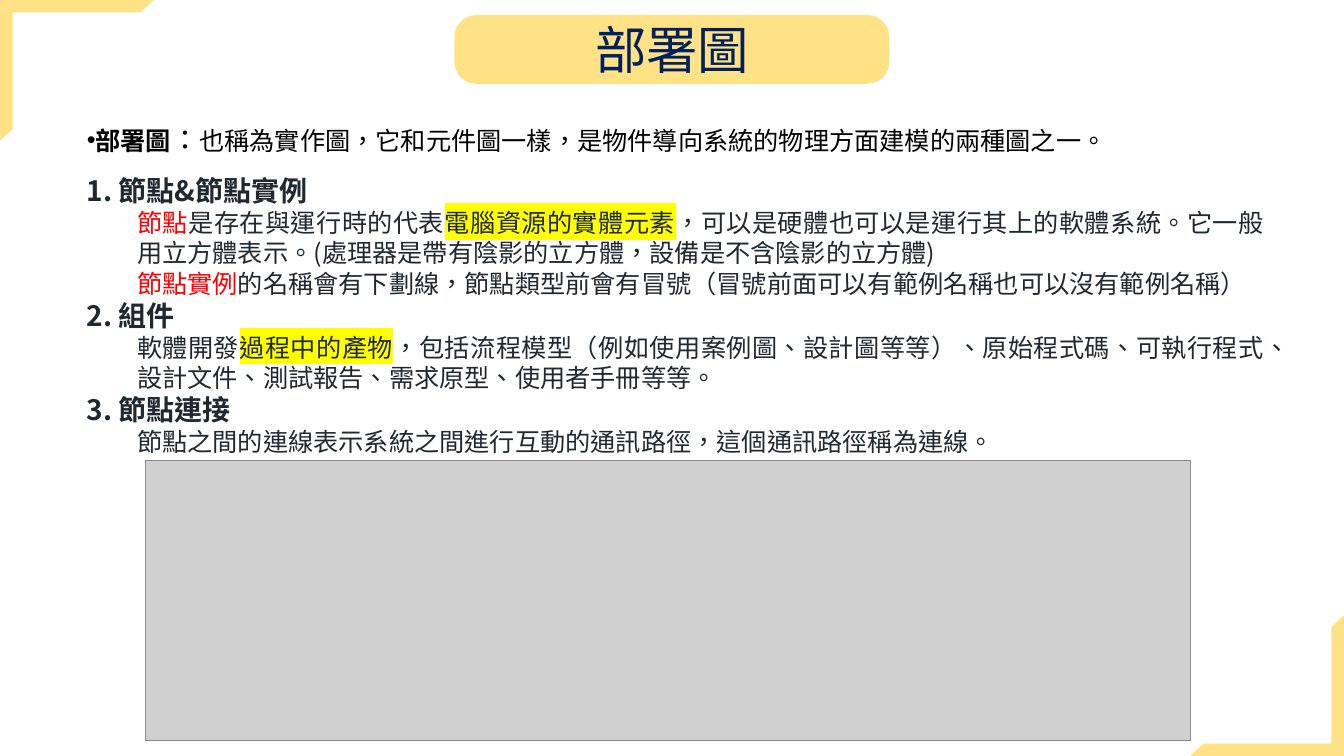
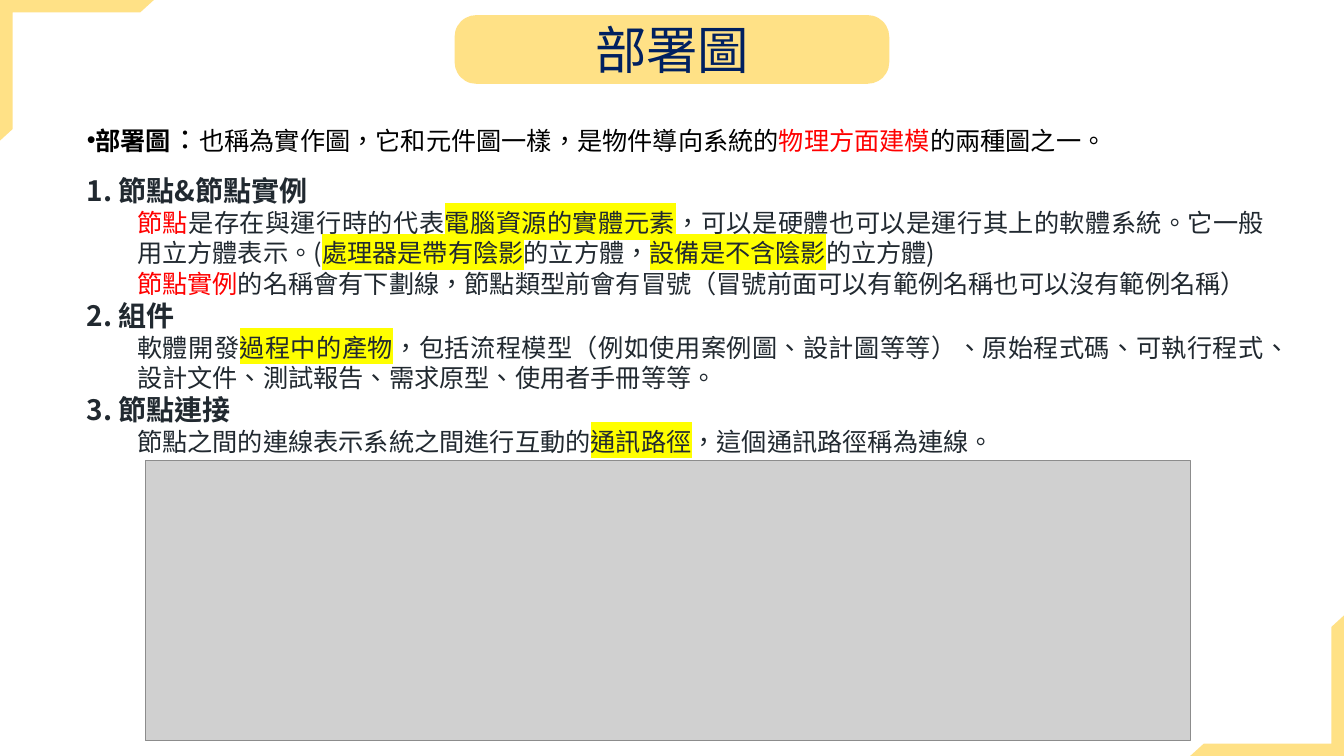
Before and after one commit to jiakai912/114201_poject, a slide deck: slide 8 of 11336032/uml報告.pptx (slide 6 before the commit). Drawn at 1344x756 pixels with LibreOffice and Linux fonts; fonts in the diff are those of the drawing; grey boxes stand for pictures. Boxes give left, top, right and bottom in pixels: in the first picture for what was removed or moved away, otherwise in the second. Text is boxed around its words. In the diff, an @@ line names an element or a change of style, - is before the commit and + after.

```diff
--- a/11336032/uml報告.pptx
+++ b/11336032/uml報告.pptx
@@ text "部署圖：也稱為實作圖，它和元件圖一樣，是物件導向系統的物理方面建模的兩種圖之一。" at [96, 125, 1106, 157]: text colour #000000 to #FF0000 in "部署圖：也稱為實作圖，它和元件圖一樣，是物件導向系統的物理方面建模的兩種圖之一。" @@
@@ text at [137, 206, 1264, 457]: highlight none to #FFFF00 in "節點是存在與運行時的代表電腦資源的實體元素，可以是硬體也可以是運行其上的軟體系統。它一般用立方體表示。(處理器是帶有陰影 ...", "節點之間的連線表示系統之間進行互動的通訊路徑，這個通訊路徑稱為連線。" @@
```
Also in this commit, not shown: 8 other slides changed, 1 slide added.
